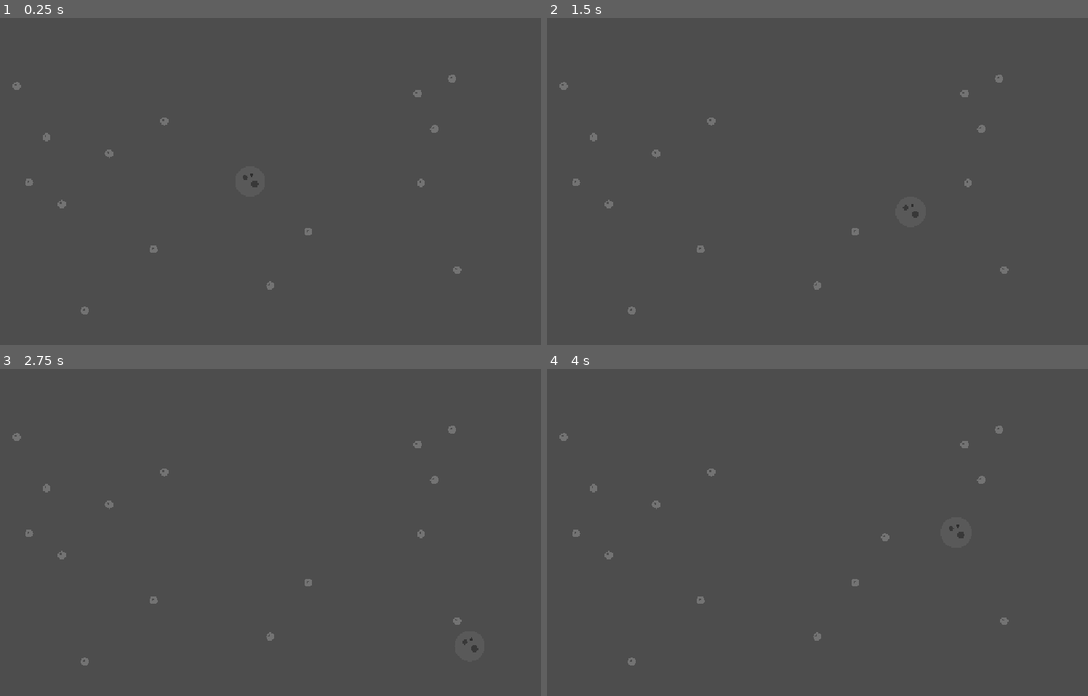
Above: before the commit, frames 1-4 (two rows, left to right).
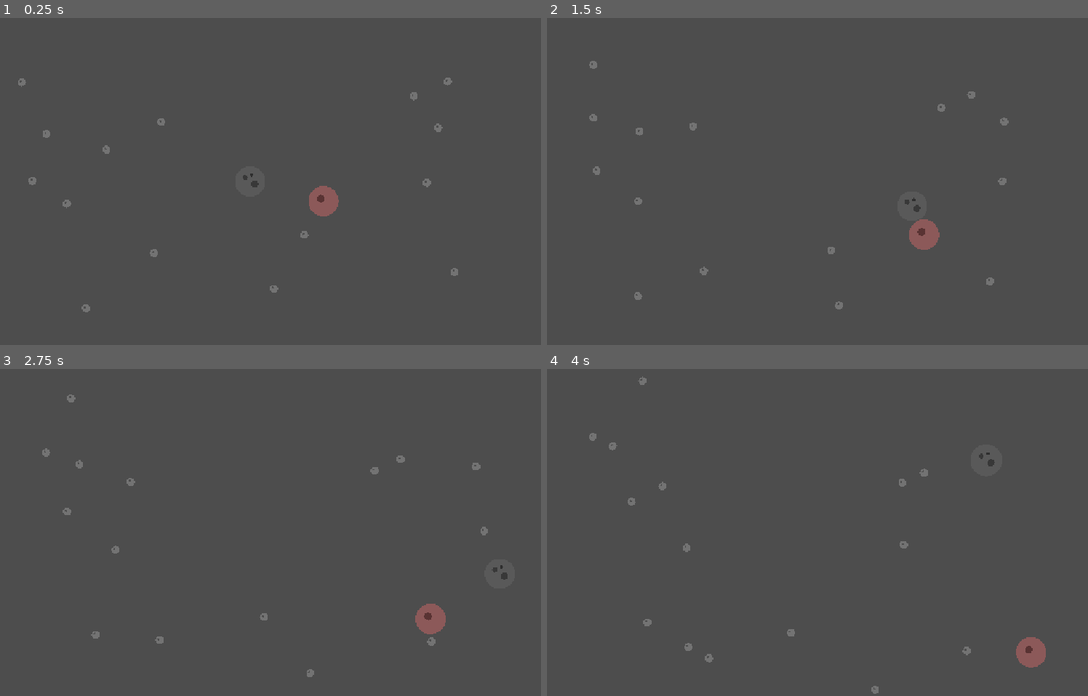
Above: after the commit, the same moments.

Repository: AlvaroIto/Cosmic-Devourer
Game: Godot game, scene res://scenes/main.tscn
Same seed, same stepped clock (60 frames per second), same inputs: the game is played once before the commit and once after it.
Inputs:
- Up to frame 1 (0.25 s): no input
- Up to frame 2 (1.5 s): hold Right (ui_right) 0.53-1.28 s; hold Down (ui_down) from 1.28 s (still down)
- Up to frame 3 (2.75 s): release Down (ui_down) at 2.03 s; hold Right (ui_right) from 2.03 s (still down)
- Up to frame 4 (4 s): release Right (ui_right) at 2.78 s; hold Up (ui_up) 2.78-3.53 s; hold Left (ui_left) from 3.53 s (still down)

The runs differ from the first frame. In frame 1, 1.0% of the frame differs, in the area x 2-86%, y 17-91%; in frame 2, 1.3%, in the area x 2-86%, y 13-91%; in frame 3, 1.2%; in frame 4, 1.2%.

Commit message:
Criar entidade Enemy com movimentação básica

Diff:
--- /dev/null
+++ b/cosmic-devourer/scenes/enemies/Enemy.tscn
@@ -0,0 +1,12 @@
+[gd_scene format=3 uid="uid://duhmsprvwc22a"]
+
+[ext_resource type="Script" uid="uid://b5kyexvu1p34a" path="res://scripts/enemies/enemy.gd" id="1_hpe7p"]
+
+[sub_resource type="CircleShape2D" id="CircleShape2D_nhvhj"]
+radius = 30.0
+
+[node name="Enemy" type="CharacterBody2D" unique_id=223922813]
+script = ExtResource("1_hpe7p")
+
+[node name="CollisionShape2D" type="CollisionShape2D" parent="." unique_id=2005097059]
+shape = SubResource("CircleShape2D_nhvhj")
--- a/cosmic-devourer/scenes/main.tscn
+++ b/cosmic-devourer/scenes/main.tscn
@@ -3,9 +3,14 @@
 [ext_resource type="Script" uid="uid://dr7abgt6t5rcs" path="res://scripts/main.gd" id="1_0wfyh"]
 [ext_resource type="PackedScene" uid="uid://chrnox86jpdn4" path="res://scenes/player/player.tscn" id="1_o5qli"]
 [ext_resource type="PackedScene" uid="uid://d0qidpgxsowkw" path="res://scenes/asteroid/asteroid.tscn" id="2_0wfyh"]
+[ext_resource type="PackedScene" uid="uid://duhmsprvwc22a" path="res://scenes/enemies/Enemy.tscn" id="4_jyhfs"]
 
 [node name="Main" type="Node2D" unique_id=185801025]
 script = ExtResource("1_0wfyh")
 asteroid_scene = ExtResource("2_0wfyh")
 
 [node name="Player2" parent="." unique_id=109235569 instance=ExtResource("1_o5qli")]
+
+[node name="Enemy" parent="." unique_id=223922813 instance=ExtResource("4_jyhfs")]
+position = Vector2(700, 350)
+up_direction = Vector2(0.0033333148, 0.9999944)
--- a/cosmic-devourer/scripts/asteroid/asteroid.gd
+++ b/cosmic-devourer/scripts/asteroid/asteroid.gd
@@ -12,10 +12,11 @@
 
 func _ready():
 	setup_by_size()
-	$CollisionShape2D.shape.radius = radius
+	update_from_mass()
 	add_to_group("asteroids")
 	queue_redraw()
 	player = get_tree().get_first_node_in_group("player")
+	velocity = Vector2.from_angle(randf_range(0.0, TAU)) * randf_range(20.0, 50.0)
 
 func _physics_process(delta):
 	if player == null:
@@ -32,6 +33,11 @@
 		global_position += direction * force * delta
 
 	global_position += fragment_velocity * delta
+
+	global_position += velocity * delta
+
+	if global_position.x < -100 or global_position.x > 1300 or global_position.y < -100 or global_position.y > 700:
+		queue_free()
 
 func setup_by_size():
 	match asteroid_size:
@@ -51,6 +57,21 @@
 			mass = 40.0
 			radius = 40.0
 
+func update_from_mass():
+	if mass < 10:
+		radius = 8.0
+	elif mass < 20:
+		radius = 15.0
+	elif mass < 30:
+		radius = 25.0
+	elif mass < 50:
+		radius = 35.0
+	else:
+		radius = 45.0
+
+	$CollisionShape2D.shape.radius = radius
+	queue_redraw()
+
 func _draw():
 	draw_circle(Vector2.ZERO, radius, Color(0.45, 0.45, 0.45))
 	draw_circle(Vector2(-2, -2), radius * 0.25, Color(0.30, 0.30, 0.30))
@@ -60,12 +81,12 @@
 		if body.player_size >= asteroid_size:
 			body.collect_mass(mass)
 
-		if asteroid_size > 1:
-			break_apart()
-		elif can_respawn:
-			get_parent().asteroid_collected()
+			if asteroid_size > 1:
+				break_apart()
+			elif can_respawn:
+				get_parent().asteroid_collected()
 
-		queue_free()
+			queue_free()
 
 func break_apart():
 	print("Asteroide quebrando! Tamanho: ", asteroid_size)
@@ -85,6 +106,7 @@
 		get_parent().add_child(fragment)
 
 		fragment.mass = mass / 3.0
+		fragment.update_from_mass()
 
 		fragment.global_position = global_position + direction * (radius + 30.0)
 		fragment.fragment_velocity = direction * 150.0
--- /dev/null
+++ b/cosmic-devourer/scripts/enemies/enemy.gd
@@ -0,0 +1,32 @@
+extends CharacterBody2D
+
+@export var mass: float = 10.0
+@export var radius: float = 30.0
+@export var speed: float = 100.0
+var direction: Vector2 = Vector2.ZERO
+
+func _ready():
+	update_from_mass()
+	queue_redraw()
+	direction = Vector2.from_angle(randf_range(0.0, TAU))
+
+func update_from_mass():
+	if mass < 10:
+		radius = 20.0
+	elif mass < 20:
+		radius = 30.0
+	elif mass < 40:
+		radius = 40.0
+	else:
+		radius = 50.0
+
+	$CollisionShape2D.shape.radius = radius
+	queue_redraw()
+
+func _draw():
+	draw_circle(Vector2.ZERO, radius, Color(0.55, 0.35, 0.35))
+	draw_circle(Vector2(-5, -5), radius * 0.25, Color(0.35, 0.20, 0.20))
+
+func _physics_process(_delta):
+	velocity = direction * speed
+	move_and_slide()
Not shown, added: cosmic-devourer/scripts/enemies/enemy.gd.uid
